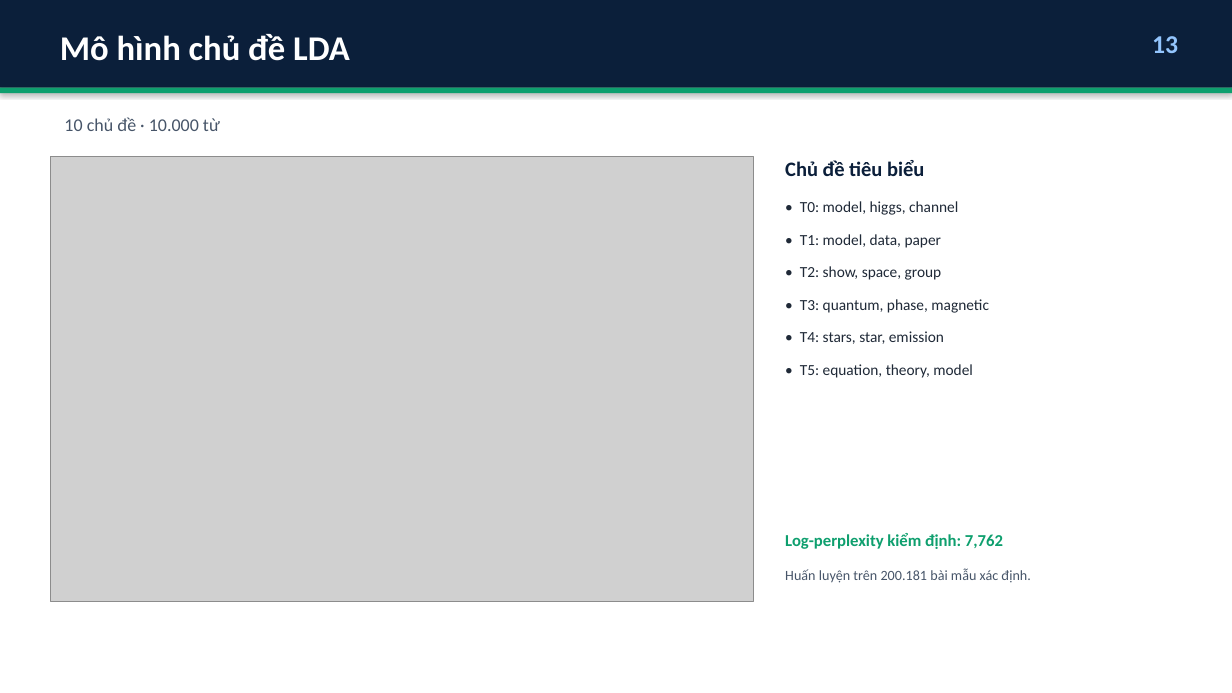
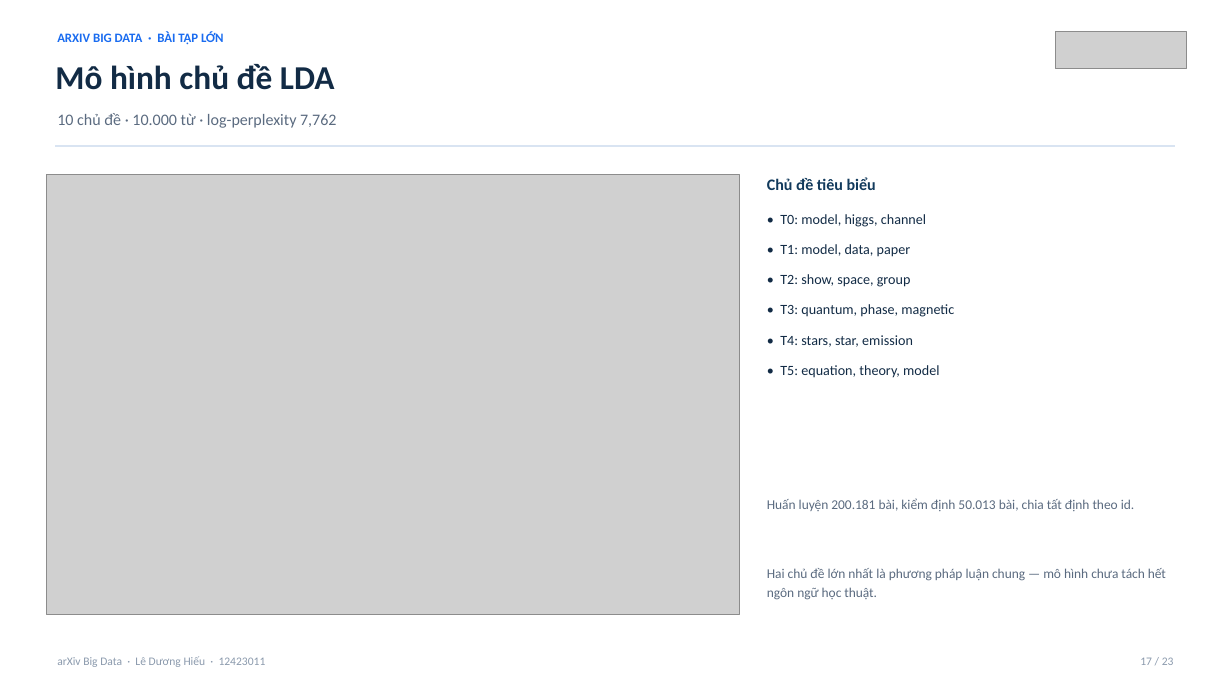
Before and after one commit to LDH-LeHieu18012005/arXiv-Big-Data-Platform, a slide deck: slide 17 of Slide Thuyết trình Xử lý Dữ liệu lớn - Lê Dương Hiếu.pptx (slide 13 before the commit). Drawn at 1232x693 pixels with LibreOffice and Linux fonts; fonts in the diff are those of the drawing; grey boxes stand for pictures. Boxes give left, top, right and bottom in pixels: in the first picture for what was removed or moved away, otherwise in the second. Text is boxed around its words. In the diff, an @@ line names an element or a change of style, - is before the commit and + after.

Commit message:
chore: finalize report and slides, sync dashboard screenshots, clean workspace
- Rebuild DOCX/PDF with real figure/table page numbers using the stable two-pass Word refresh
- Recapture dashboard screenshots from the final UI and rebuild slides + PDF
- Add template-based report builder and deprecate the old layout script
- Move report template to templates/, remove debug scripts, stale markdown report and unused screenshots
- Update dashboard schema test and README report instructions

```diff
--- a/Slide Thuyết trình Xử lý Dữ liệu lớn - Lê Dương Hiếu.pptx
+++ b/Slide Thuyết trình Xử lý Dữ liệu lớn - Lê Dương Hiếu.pptx
@@ rectangle removed at box(0, 0, 1232, 88) @@
@@ text "Mô hình chủ đề LDA": place and size @@
-text "Mô hình chủ đề LDA" at box(60, 34, 350, 61)
+text "Mô hình chủ đề LDA" at box(55, 64, 335, 90)
@@ text "Mô hình chủ đề LDA" at box(55, 64, 335, 90): size 27 to 26 pt, text colour #FFFFFF to #122B45; line spacing 1.15 to 1.12 @@
@@ text added at box(57, 31, 224, 44), 10 pt, text #1A6CF0, bold @@
+ARXIV BIG DATA · BÀI TẬP LỚN
@@ picture added at box(1055, 31, 1187, 69) @@
@@ text removed at box(1152, 36, 1178, 53) @@
-13
@@ rectangle removed at box(0, 88, 1232, 93) @@
@@ text at box(57, 113, 336, 128): text changed; size 14 to 12.5 pt; text colour #475569 to #5B6B80 @@
-10 chủ đề · 10.000 từ
+10 chủ đề · 10.000 từ · log-perplexity 7,762
@@ line added from (55, 146) to (1176, 146), #D9E4F2 1 pt @@
@@ picture: place and size @@
-picture at box(51, 156, 753, 602)
+picture at box(46, 175, 739, 614)
@@ text "Chủ đề tiêu biểu": place and size @@
-text "Chủ đề tiêu biểu" at box(785, 160, 924, 176)
+text "Chủ đề tiêu biểu" at box(767, 177, 876, 190)
@@ text "Chủ đề tiêu biểu" at box(767, 177, 876, 190): size 16 to 12.5 pt, text colour #0B1F3A to #123A5C; line spacing 1.15 to 1.12 @@
@@ text "• T0: model, higgs, channel": place and size @@
-text "• T0: model, higgs, channel" at box(800, 201, 989, 378)
+text "• T0: model, higgs, channel" at box(780, 214, 954, 378)
@@ text "• T0: model, higgs, channel" at box(780, 214, 954, 378): size 12 to 11 pt, text colour #1F2937 to #122B45; line spacing 1.2 to 1.18 @@
@@ text at box(767, 498, 1134, 511): text changed; size 11 to 10.5 pt; text colour #475569 to #5B6B80 @@
-Huấn luyện trên 200.181 bài mẫu xác định.
+Huấn luyện 200.181 bài, kiểm định 50.013 bài, chia tất định theo id.
@@ text removed at box(785, 533, 1003, 549) @@
-Log-perplexity kiểm định: 7,762
@@ text added at box(767, 568, 1166, 600), 10.5 pt, text #5B6B80 @@
+Hai chủ đề lớn nhất là phương pháp luận chung — mô hình chưa tách hết ngôn ngữ học thuật.
@@ text added at box(57, 656, 266, 667), 9 pt, text #8B9AAD @@
+arXiv Big Data · Lê Dương Hiếu · 12423011
@@ text added at box(1140, 657, 1174, 665), 9 pt, text #8B9AAD @@
+17 / 23
```
Also in this commit, not shown: 6 other slides changed, 16 slides added, 10 slides removed, 42 other files.
